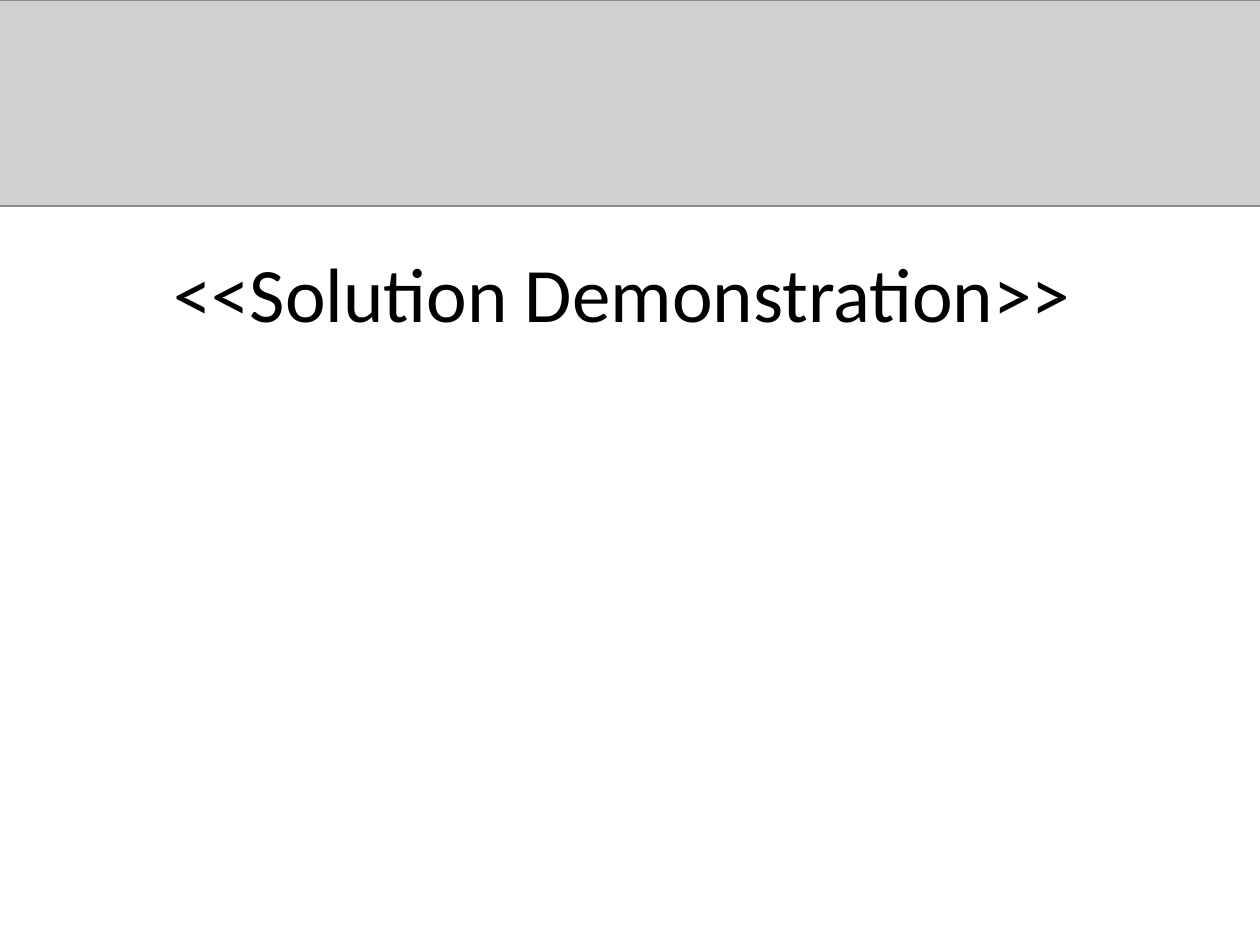
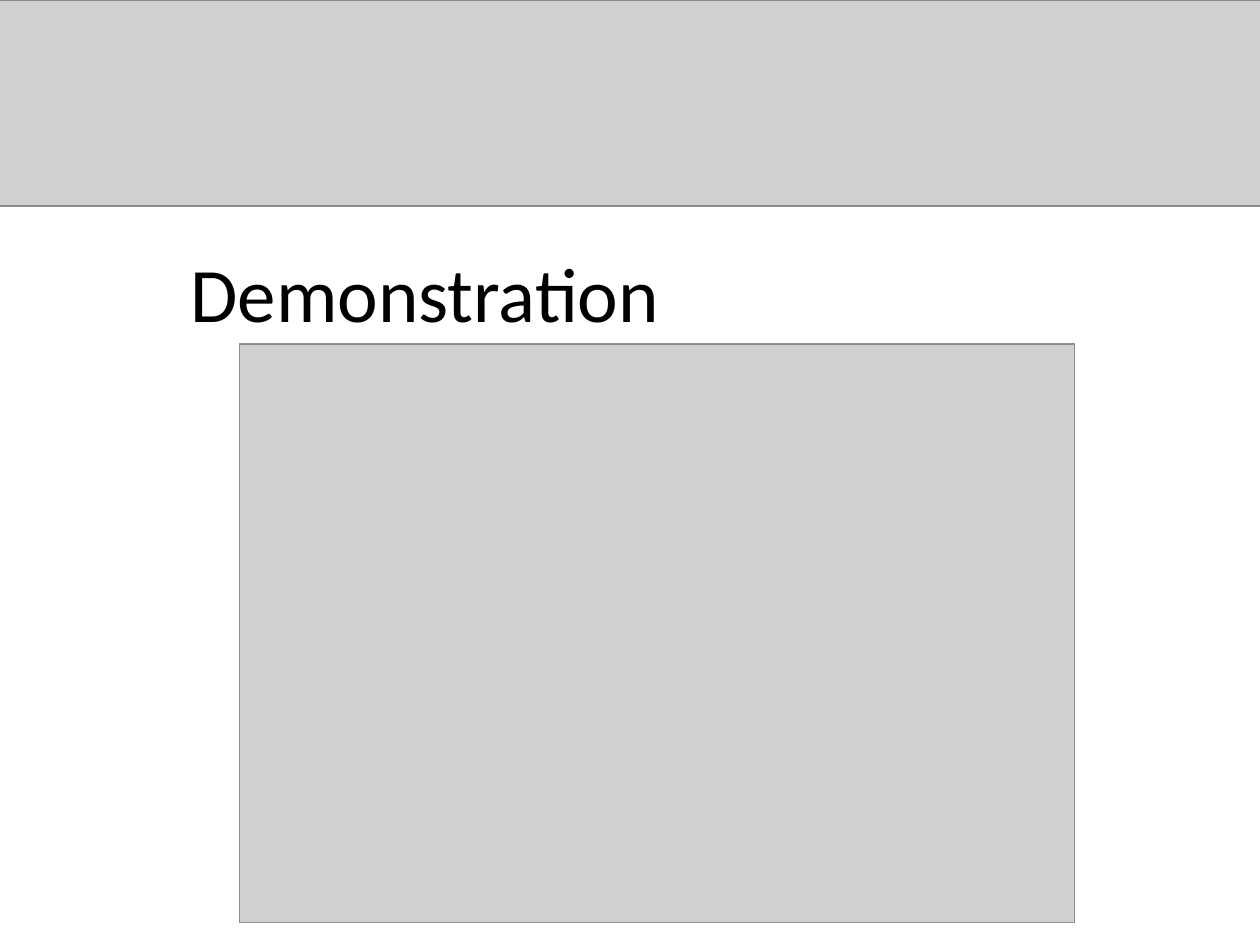
Before and after one commit to marcdm/juleslist, a slide deck: slide 5 of Code Sprint Presentation Template.pptx. Drawn at 1260x945 pixels with LibreOffice and Linux fonts; fonts in the diff are those of the drawing; grey boxes stand for pictures. Boxes give left, top, right and bottom in pixels: in the first picture for what was removed or moved away, otherwise in the second. Text is boxed around its words. In the diff, an @@ line names an element or a change of style, - is before the commit and + after.

```diff
--- a/Code Sprint Presentation Template.pptx
+++ b/Code Sprint Presentation Template.pptx
@@ text at <box>190,268,658,323</box>: text changed @@
-<<Solution Demonstration>>
+Demonstration
@@ picture added at <box>239,344,1075,922</box> @@
```
Also in this commit, not shown: 4 other slides changed, 1 slide added, 1 slide removed, 7 other files.
